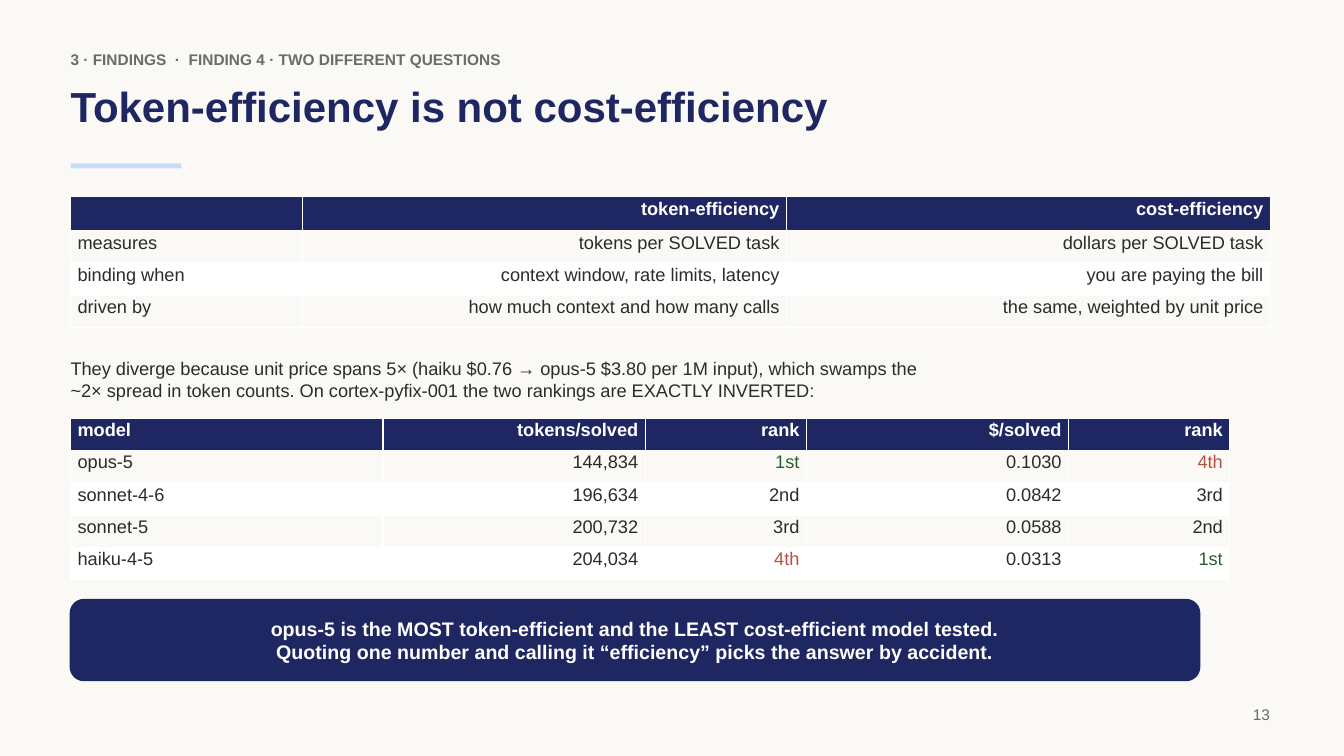
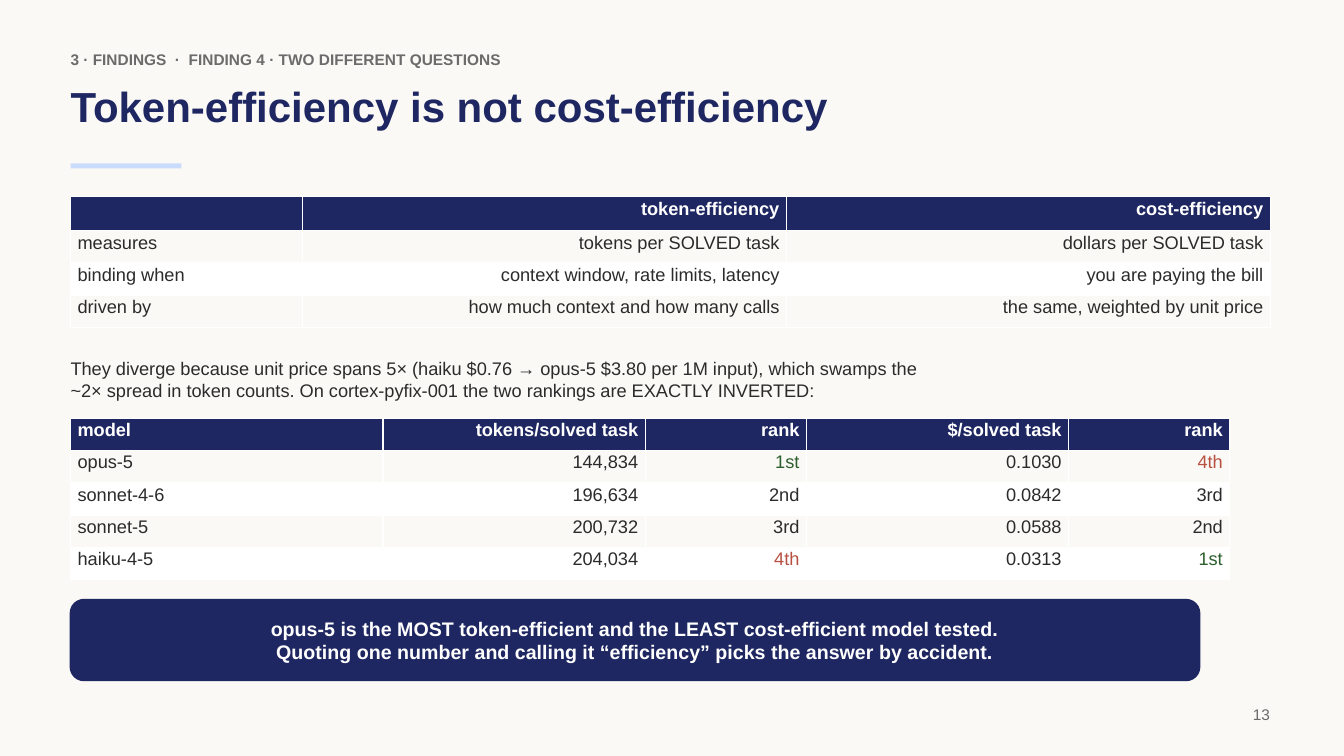
Before and after one commit to rossoctl/autobench-claudecode, a slide deck: slide 13 of results/autobench-claudecode-summary.pptx. Drawn at 1344x756 pixels with LibreOffice and Linux fonts; fonts in the diff are those of the drawing. Boxes give left, top, right and bottom in pixels: in the first picture for what was removed or moved away, otherwise in the second. Text is boxed around its words. In the diff, an @@ line names an element or a change of style, - is before the commit and + after.

```diff
--- a/results/autobench-claudecode-summary.pptx
+++ b/results/autobench-claudecode-summary.pptx
@@ table at <box>71,418,1230,580</box> @@
-row 1, column 2: tokens/solved
+row 1, column 2: tokens/solved task
-row 1, column 4: $/solved
+row 1, column 4: $/solved task
```
Also in this commit, not shown: 3 other slides changed, 5 other files.
